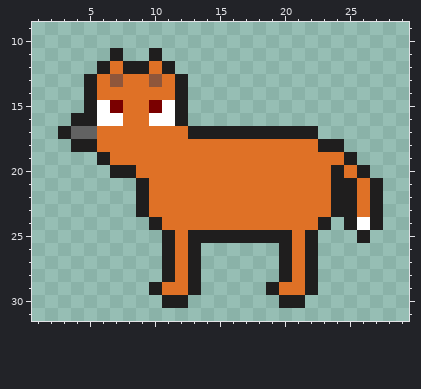
Pixel-art sprite: resources/lis1.png. Above is the file before it was changed.
The file is 32x32 pixels. Shown: x 1..29, y 9..31.
The same view after the edit:
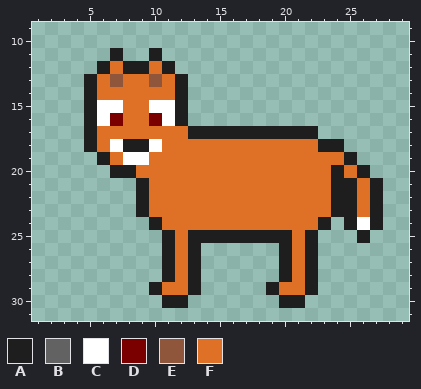
Palette (. is transparent): A #1f1e1e  B #626262  C #ffffff  D #7a0000  E #8f563b  F #df7126
Changes in this commit:
y 15: x 7 D -> C; x 10 D -> C
y 16: x 4 A -> .; x 7 C -> D; x 10 C -> D
y 17: x 3..5 ABB -> ..A
y 18: x 4 A -> .; x 7..10 FFFF -> CAAC
y 19: x 8..9 FF -> CC
Pixel boxes of the changes (left, top, right, bottom) in both pictures:
changed: (58, 100, 162, 165)
